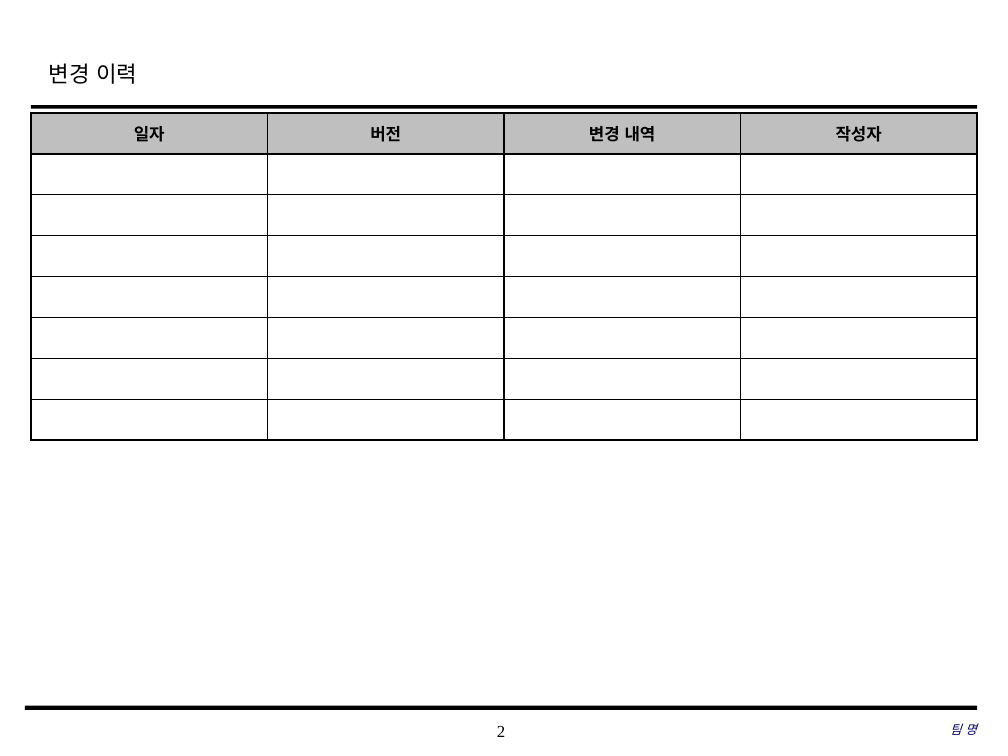
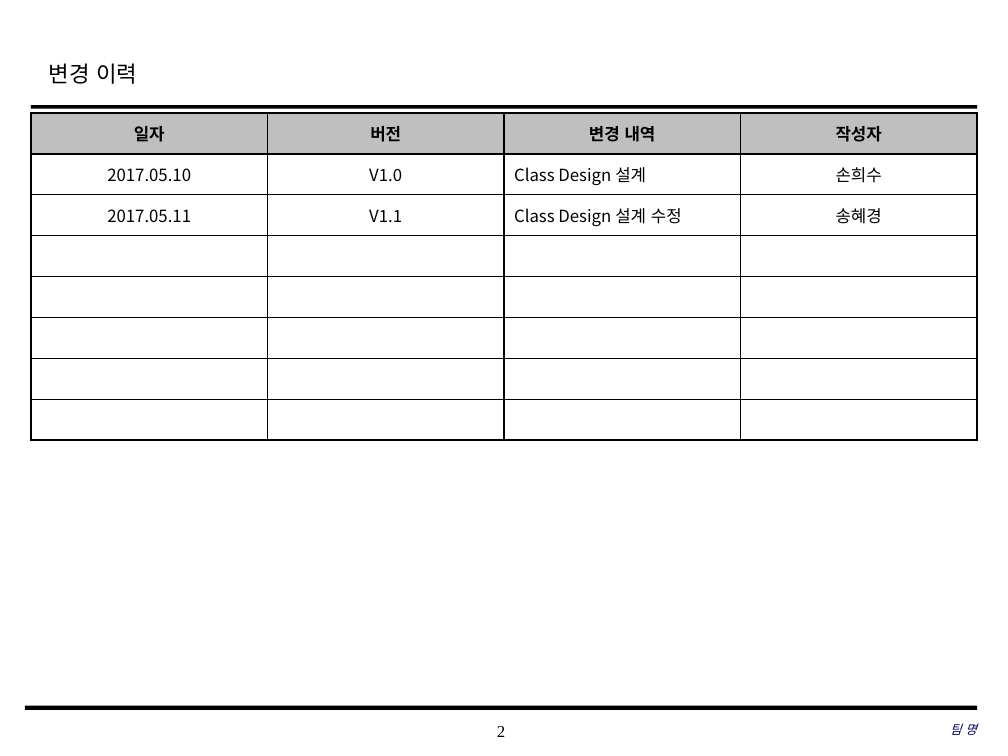
Before and after one commit to SE-admin/SE2017_5_mixharmony, a slide deck: slide 2 of doc/3_ 설계서/Class Design_05_penta.pptx. Drawn at 1008x756 pixels with LibreOffice and Linux fonts; fonts in the diff are those of the drawing; background and template pictures are left out. Boxes give left, top, right and bottom in pixels: in the first picture for what was removed or moved away, otherwise in the second. Text is boxed around its words. In the diff, an @@ line names an element or a change of style, - is before the commit and + after.

Commit message:
Class 설계서 V1.1 클래스 상세정보 수정완료

```diff
--- a/doc/3_ 설계서/Class Design_05_penta.pptx
+++ b/doc/3_ 설계서/Class Design_05_penta.pptx
@@ table at [31,113,979,439] @@
+row 2: 2017.05.10 | V1.0 | Class Design 설계 | 손희수
+row 3: 2017.05.11 | V1.1 | Class Design 설계 수정 | 송혜경
-row 7:  |  |  | 
-row 8:  |  |  | 
```
Also in this commit, not shown: 1 other slide changed, 1 slide added, 1 slide removed.
